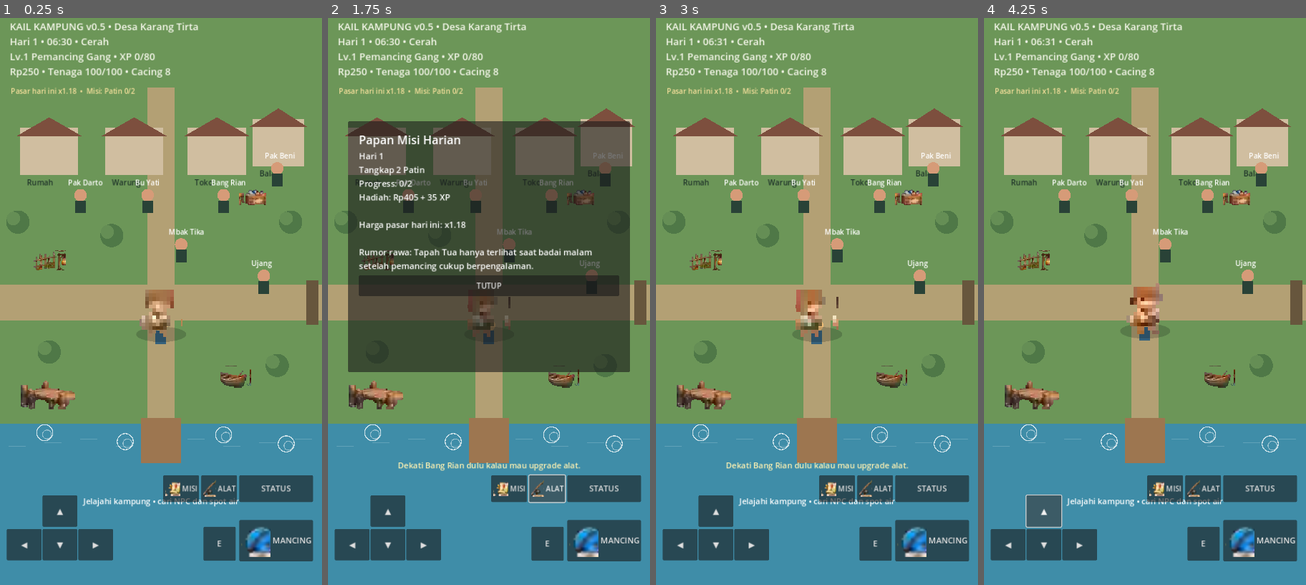
Above: before the commit, frames 1-4 (left to right).
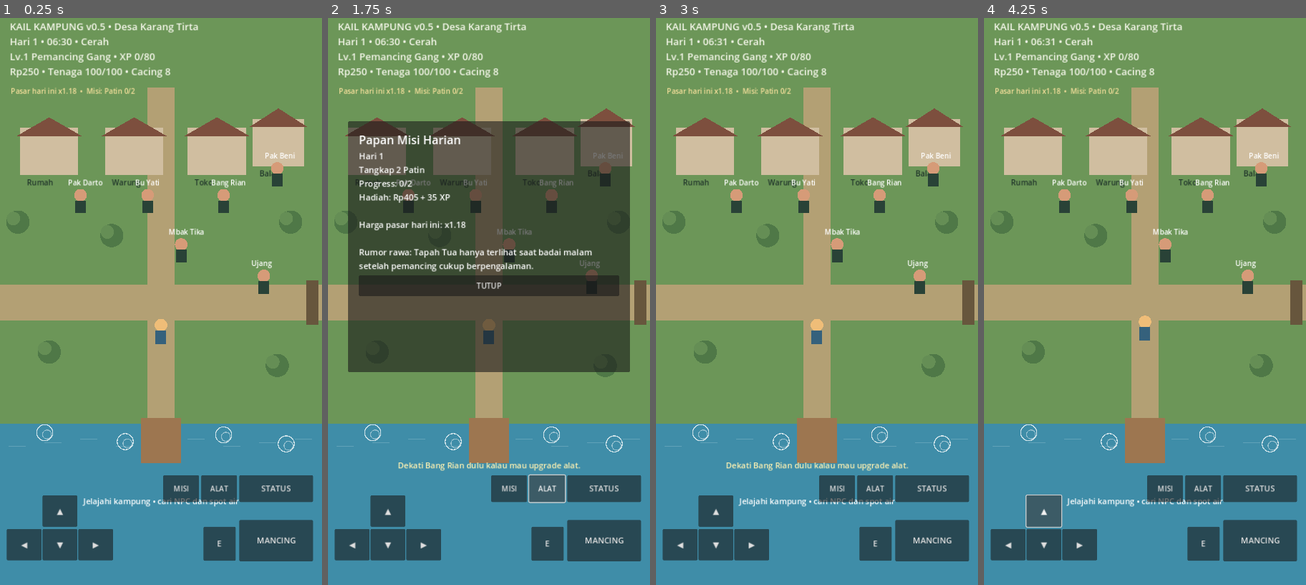
Above: after the commit, the same moments.

Repository: bravocompanion/mancing
Game: Godot game, scene res://Main.tscn
The game is run twice, just before and just after one commit, with the same random seed, the same clock (stepped at 60 frames per second) and the same inputs.
Inputs:
- Up to frame 1 (0.25 s): no input
- Up to frame 2 (1.75 s): click "MISI" at 0.5 s; click "ALAT" at 1.25 s
- Up to frame 3 (3 s): click "MANCING" at 2 s; click "TUTUP" at 2.75 s
- Up to frame 4 (4.25 s): click "▲" at 3.5 s

The runs differ from the first frame. In frame 1, 2.5% of the frame differs, in the area x 6-97%, y 30-96%; in frame 2, 1.8%; in frame 3, 2.5%; in frame 4, 2.5%.
Error after the commit: Parse Error: Cannot infer the type of "village" variable because the value doesn't have a set type. (res://scripts/visual_assets.gd:324)

Commit message:
Fix blurry MC with normalized chunk atlas runtime

Diff:
--- a/scripts/visual_assets.gd
+++ b/scripts/visual_assets.gd
@@ -1,32 +1,29 @@
 extends Node
 
-# Kail Kampung runtime visual pack. One compact atlas keeps Git pulls/mobile imports small.
-const ATLAS_PATH := "res://assets/generated/kail_runtime_atlas.webp"
-const SHEET_SCALE := 128.0 / 1448.0
-const MC_OFFSET := Vector2(0, 0)
+# Kail Kampung visual runtime v3.
+# MC is reconstructed from normalized atlas chunks already stored in Git.
+# The old compact atlas remains only for UI, props and VFX.
+
+const RUNTIME_ATLAS_PATH := "res://assets/generated/kail_runtime_atlas.webp"
+const MC_CHUNK_PATTERN := "res://assets/generated/mc_v4_%02d.b64"
+const MC_CHUNK_COUNT := 9
+const MC_COLUMNS := 8
+const MC_ROWS := 6
+const MC_SCALE := 0.90
+const OLD_SHEET_SCALE := 128.0 / 1448.0
 const INV_OFFSET := Vector2(128, 0)
 const UI_OFFSET := Vector2(0, 96)
 const WORLD_OFFSET := Vector2(128, 96)
 
-var game: Node2D
-var atlas: Texture2D
-var mc: Sprite2D
-var shadow: Sprite2D
-var last_player := Vector2.ZERO
-var current_anim := "idle"
-var frame_index := 0
-var anim_clock := 0.0
-var catch_clock := 0.0
-
-const MC_FRAMES := {
-    "idle":[Rect2(205,0,145,165),Rect2(355,0,145,165),Rect2(505,0,145,165),Rect2(655,0,145,165)],
-    "walk":[Rect2(195,155,145,150),Rect2(340,155,145,150),Rect2(485,155,145,150),Rect2(630,155,145,150),Rect2(775,155,145,150),Rect2(920,155,145,150),Rect2(1065,155,145,150),Rect2(1210,155,145,150)],
-    "run":[Rect2(195,300,150,150),Rect2(345,300,150,150),Rect2(495,300,150,150),Rect2(645,300,150,150),Rect2(795,300,150,150),Rect2(945,300,150,150),Rect2(1095,300,150,150),Rect2(1245,300,150,150)],
-    "cast":[Rect2(185,445,190,150),Rect2(375,445,190,150),Rect2(565,445,190,150),Rect2(755,445,190,150),Rect2(945,445,190,150),Rect2(1135,445,250,150)],
-    "reel":[Rect2(190,590,180,150),Rect2(370,590,180,150),Rect2(550,590,180,150),Rect2(730,590,180,150),Rect2(910,590,180,150),Rect2(1090,590,240,150)],
-    "caught":[Rect2(200,735,165,145),Rect2(365,735,165,145),Rect2(530,735,165,145),Rect2(695,735,165,145)],
-    "tired":[Rect2(200,865,165,120),Rect2(365,865,165,120),Rect2(530,865,210,120),Rect2(740,865,210,120)],
-    "wait":[Rect2(200,970,200,115),Rect2(400,970,200,115),Rect2(600,970,200,115),Rect2(800,970,230,115)]
+const MC_ANIMS := {
+    "idle": [0, 1, 2, 3],
+    "walk": [4, 5, 6, 7, 8, 9, 10, 11],
+    "run": [12, 13, 14, 15, 16, 17, 18, 19],
+    "cast": [20, 21, 22, 23, 24, 25],
+    "reel": [26, 27, 28, 29, 30, 31],
+    "caught": [32, 33, 34, 35],
+    "tired": [36, 37, 38, 39],
+    "wait": [40, 41, 42, 43]
 }
 
 const UI_RECTS := {
@@ -68,92 +65,200 @@
     "catch":Rect2(360,900,300,185), "alert":Rect2(650,900,150,180), "sparkle":Rect2(1030,900,180,180)
 }
 
+var game: Node2D
+var runtime_atlas: Texture2D
+var mc_atlas: Texture2D
+var mc_cell := Vector2(64, 112)
+var mc: Sprite2D
+var shadow: Sprite2D
+var old_player_cover: Sprite2D
+var last_player := Vector2.ZERO
+var current_anim := "idle"
+var frame_index := 0
+var anim_clock := 0.0
+var catch_clock := 0.0
+
 func _ready() -> void:
     process_priority = 90
     call_deferred("_late_ready")
 
 func _late_ready() -> void:
     game = get_parent() as Node2D
-    if game == null or not ResourceLoader.exists(ATLAS_PATH):
-        push_warning("Kail Kampung runtime atlas tidak ditemukan.")
-        return
-    atlas = load(ATLAS_PATH) as Texture2D
+    if game == null:
+        push_error("VisualAssets: parent game node missing")
+        return
+
+    mc_atlas = _load_mc_atlas_from_chunks()
+    if mc_atlas == null:
+        push_error("VisualAssets: normalized MC atlas could not be reconstructed")
+        return
+
+    mc_cell = Vector2(
+        float(mc_atlas.get_width()) / float(MC_COLUMNS),
+        float(mc_atlas.get_height()) / float(MC_ROWS)
+    )
+
+    if mc_atlas.get_width() != 512 or mc_atlas.get_height() != 672:
+        push_warning("VisualAssets: unexpected MC atlas size %dx%d; using derived cell %.1fx%.1f" % [
+            mc_atlas.get_width(), mc_atlas.get_height(), mc_cell.x, mc_cell.y
+        ])
+
+    if ResourceLoader.exists(RUNTIME_ATLAS_PATH):
+        runtime_atlas = load(RUNTIME_ATLAS_PATH) as Texture2D
+
     _install_mc()
     await get_tree().process_frame
     _decorate_buttons()
     _install_world_props()
+    print("Kail Kampung MC atlas ready: %dx%d | cell %.0fx%.0f" % [
+        mc_atlas.get_width(), mc_atlas.get_height(), mc_cell.x, mc_cell.y
+    ])
+
+func _load_mc_atlas_from_chunks() -> Texture2D:
+    var encoded := ""
+    for i in range(MC_CHUNK_COUNT):
+        var path := MC_CHUNK_PATTERN % i
+        if not FileAccess.file_exists(path):
+            push_error("VisualAssets: missing MC chunk %s" % path)
+            return null
+        var file := FileAccess.open(path, FileAccess.READ)
+        if file == null:
+            push_error("VisualAssets: failed opening MC chunk %s" % path)
+            return null
+        encoded += file.get_as_text().strip_edges()
+
+    var raw: PackedByteArray = Marshalls.base64_to_raw(encoded)
+    if raw.is_empty():
+        push_error("VisualAssets: MC atlas base64 decoded to empty data")
+        return null
+
+    var image := Image.new()
+    var err := image.load_webp_from_buffer(raw)
+    if err != OK:
+        push_error("VisualAssets: MC WebP decode failed, code %d" % err)
+        return null
+    return ImageTexture.create_from_image(image)
 
 func _process(delta: float) -> void:
     if game == null or mc == null:
         return
+
     var p: Vector2 = game.player
     var movement: Vector2 = p - last_player
-    mc.position = p + Vector2(0, -30)
-    shadow.position = p + Vector2(0, 20)
-    if abs(movement.x) > 0.2:
-        mc.flip_h = movement.x < 0.0
     var next_anim := "idle"
+
     if catch_clock > 0.0:
         catch_clock -= delta
         next_anim = "caught"
     elif not game.fishing.is_empty():
         var phase := str(game.fishing.get("phase", ""))
-        if phase == "wait": next_anim = "wait"
-        elif phase == "bite": next_anim = "cast"
-        elif phase == "fight": next_anim = "reel"
+        if phase == "wait":
+            next_anim = "wait"
+        elif phase == "bite":
+            next_anim = "cast"
+        elif phase == "fight":
+            next_anim = "reel"
     elif movement.length() > 1.0:
         next_anim = "walk"
+
     if next_anim != current_anim:
         current_anim = next_anim
         frame_index = 0
         anim_clock = 0.0
-    var fps: float = 10.0 if current_anim == "walk" else (8.0 if current_anim in ["cast", "reel"] else 6.0)
+        _set_mc_frame(current_anim, frame_index)
+
+    var fps: float = 6.0
+    if current_anim == "walk":
+        fps = 10.0
+    elif current_anim in ["cast", "reel"]:
+        fps = 8.0
+
     anim_clock += delta
     if anim_clock >= 1.0 / fps:
         anim_clock = 0.0
-        var frames: Array = MC_FRAMES[current_anim]
+        var frames: Array = MC_ANIMS[current_anim]
         frame_index = (frame_index + 1) % frames.size()
         _set_mc_frame(current_anim, frame_index)
+
+    # Frames are normalized and bottom-aligned; this offset keeps paws on game.player.
+    var foot_offset := mc_cell.y * MC_SCALE * 0.43
+    mc.position = p + Vector2(0, -foot_offset)
+    old_player_cover.position = p + Vector2(0, 11)
+    old_player_cover.modulate = _ground_color(p)
+    shadow.position = p + Vector2(0, 18)
+
+    if abs(movement.x) > 0.2:
+        mc.flip_h = movement.x < 0.0
+
     last_player = p
+
+func _install_mc() -> void:
+    # The procedural player in main.gd is still drawn at z=0. Cover it before drawing the real MC.
+    old_player_cover = Sprite2D.new()
+    old_player_cover.texture = _solid_texture(38, 62)
+    old_player_cover.z_index = 45
+    game.add_child(old_player_cover)
+
+    shadow = Sprite2D.new()
+    shadow.texture = _ellipse_texture(88, 27)
+    shadow.modulate = Color(1, 1, 1, 0.30)
+    shadow.z_index = 46
+    game.add_child(shadow)
+
+    mc = Sprite2D.new()
+    mc.z_index = 50
+    mc.centered = true
+    mc.texture_filter = CanvasItem.TEXTURE_FILTER_LINEAR
+    mc.scale = Vector2(MC_SCALE, MC_SCALE)
+    game.add_child(mc)
+
+    last_player = game.player
+    _set_mc_frame("idle", 0)
+
+func _set_mc_frame(anim: String, local_index: int) -> void:
+    var frames: Array = MC_ANIMS.get(anim, MC_ANIMS["idle"])
+    var absolute_index: int = int(frames[local_index % frames.size()])
+    var col: int = absolute_index % MC_COLUMNS
+    var row: int = floori(float(absolute_index) / float(MC_COLUMNS))
+
+    var tex := AtlasTexture.new()
+    tex.atlas = mc_atlas
+    tex.region = Rect2(
+        float(col) * mc_cell.x,
+        float(row) * mc_cell.y,
+        mc_cell.x,
+        mc_cell.y
+    )
+    mc.texture = tex
 
 func play_catch() -> void:
     catch_clock = 1.2
     current_anim = "caught"
     frame_index = 0
+    anim_clock = 0.0
     _set_mc_frame("caught", 0)
-    if game: spawn_vfx("catch", game.player + Vector2(0, -40))
-
-func _install_mc() -> void:
-    shadow = Sprite2D.new()
-    shadow.texture = _ellipse(112, 34)
-    shadow.modulate = Color(1, 1, 1, 0.28)
-    shadow.z_index = 39
-    game.add_child(shadow)
-    mc = Sprite2D.new()
-    mc.z_index = 50
-    mc.texture_filter = CanvasItem.TEXTURE_FILTER_NEAREST
-    mc.scale = Vector2(8.1, 8.1)
-    game.add_child(mc)
-    last_player = game.player
-    _set_mc_frame("idle", 0)
-
-func _set_mc_frame(anim: String, idx: int) -> void:
-    var frames: Array = MC_FRAMES.get(anim, MC_FRAMES["idle"])
-    mc.texture = _region(MC_OFFSET, frames[idx % frames.size()])
+    if game != null:
+        spawn_vfx("catch", game.player + Vector2(0, -32))
 
 func get_ui_icon(id: String) -> Texture2D:
-    return _region(UI_OFFSET, UI_RECTS[id]) if UI_RECTS.has(id) else null
+    if runtime_atlas == null or not UI_RECTS.has(id):
+        return null
+    return _runtime_region(UI_OFFSET, UI_RECTS[id])
 
 func get_inventory_icon(id: String) -> Texture2D:
-    return _region(INV_OFFSET, INV_RECTS[id]) if INV_RECTS.has(id) else null
+    if runtime_atlas == null or not INV_RECTS.has(id):
+        return null
+    return _runtime_region(INV_OFFSET, INV_RECTS[id])
 
 func get_world_asset(id: String) -> Texture2D:
-    return _region(WORLD_OFFSET, WORLD_RECTS[id]) if WORLD_RECTS.has(id) else null
-
-func _region(offset: Vector2, logical: Rect2) -> AtlasTexture:
+    if runtime_atlas == null or not WORLD_RECTS.has(id):
+        return null
+    return _runtime_region(WORLD_OFFSET, WORLD_RECTS[id])
+
+func _runtime_region(offset: Vector2, logical: Rect2) -> AtlasTexture:
     var tex := AtlasTexture.new()
-    tex.atlas = atlas
-    tex.region = Rect2(offset + logical.position * SHEET_SCALE, logical.size * SHEET_SCALE)
+    tex.atlas = runtime_atlas
+    tex.region = Rect2(offset + logical.position * OLD_SHEET_SCALE, logical.size * OLD_SHEET_SCALE)
     return tex
 
 func _decorate_buttons() -> void:
@@ -162,15 +267,21 @@
             var b := node as Button
             var label := b.text.to_upper()
             var icon: Texture2D = null
-            if label == "MISI": icon = get_ui_icon("mission")
-            elif label == "ALAT": icon = get_inventory_icon("basic_rod")
-            elif "MANCING" in label: icon = get_ui_icon("cast")
-            elif label in ["INTERAKSI", "AKSI"]: icon = get_ui_icon("chat")
-            if icon:
+            if label == "MISI":
+                icon = get_ui_icon("mission")
+            elif label == "ALAT":
+                icon = get_inventory_icon("basic_rod")
+            elif "MANCING" in label:
+                icon = get_ui_icon("cast")
+            elif label in ["INTERAKSI", "AKSI"]:
+                icon = get_ui_icon("chat")
+            if icon != null:
                 b.icon = icon
                 b.expand_icon = true
 
 func _install_world_props() -> void:
+    if runtime_atlas == null:
+        return
     var props := [
         {"id":"dock", "p":Vector2(105, 855), "s":2.6},
         {"id":"fish_crate", "p":Vector2(565, 410), "s":2.0},
@@ -180,7 +291,7 @@
     for d in props:
         var s := Sprite2D.new()
         s.texture = get_world_asset(str(d.get("id", "")))
-        s.texture_filter = CanvasItem.TEXTURE_FILTER_NEAREST
+        s.texture_filter = CanvasItem.TEXTURE_FILTER_LINEAR
         s.position = d.get("p", Vector2.ZERO)
         var prop_scale: float = float(d.get("s", 1.0))
         s.scale = Vector2(prop_scale, prop_scale)
@@ -188,10 +299,11 @@
         game.add_child(s)
 
 func spawn_vfx(id: String, pos: Vector2) -> void:
-    if not WORLD_RECTS.has(id): return
+    if runtime_atlas == null or not WORLD_RECTS.has(id):
+        return
     var s := Sprite2D.new()
     s.texture = get_world_asset(id)
-    s.texture_filter = CanvasItem.TEXTURE_FILTER_NEAREST
+    s.texture_filter = CanvasItem.TEXTURE_FILTER_LINEAR
     s.position = pos
     s.scale = Vector2(3.5, 3.5)
     s.z_index = 80
@@ -201,22 +313,45 @@
     tw.parallel().tween_property(s, "modulate:a", 0.0, 0.55)
     tw.tween_callback(s.queue_free)
 
-func _all_nodes(root: Node) -> Array[Node]:
-    var out: Array[Node] = []
+func _all_nodes(root: Node) -> Array:
+    var out: Array = []
     for c in root.get_children():
         out.append(c)
         out.append_array(_all_nodes(c))
     return out
 
-func _ellipse(w: int, h: int) -> Texture2D:
+func _ground_color(p: Vector2) -> Color:
+    var village := game.zone == "village"
+    var grass := Color("6c9658") if village else Color("637b50")
+    var road := Color("b3a074") if village else Color("8c825f")
+    var water := Color("3f8da8") if village else Color("477b70")
+    var water_y := 920.0 if village else 890.0
+    var bridge_x := 315.0 if village else 325.0
+
+    if p.y >= 610.0 and p.y <= 690.0:
+        return road
+    if p.x >= 330.0 and p.x <= 390.0:
+        return road
+    if p.x >= bridge_x and p.x <= bridge_x + 90.0 and p.y >= water_y - 12.0:
+        return road
+    if p.y >= water_y:
+        return water
+    return grass
+
+func _ellipse_texture(w: int, h: int) -> Texture2D:
     var image := Image.create(w, h, false, Image.FORMAT_RGBA8)
     image.fill(Color(0, 0, 0, 0))
-    var cx: float = float(w) / 2.0
-    var cy: float = float(h) / 2.0
+    var cx := float(w) / 2.0
+    var cy := float(h) / 2.0
     for y in range(h):
         for x in range(w):
-            var nx: float = (float(x) - cx) / maxf(1.0, cx)
-            var ny: float = (float(y) - cy) / maxf(1.0, cy)
+            var nx := (float(x) - cx) / maxf(1.0, cx)
+            var ny := (float(y) - cy) / maxf(1.0, cy)
             if nx * nx + ny * ny <= 1.0:
-                image.set_pixel(x, y, Color(0.03, 0.05, 0.04, 0.7))
+                image.set_pixel(x, y, Color(0.03, 0.05, 0.04, 0.72))
     return ImageTexture.create_from_image(image)
+
+func _solid_texture(w: int, h: int) -> Texture2D:
+    var image := Image.create(w, h, false, Image.FORMAT_RGBA8)
+    image.fill(Color.WHITE)
+    return ImageTexture.create_from_image(image)
